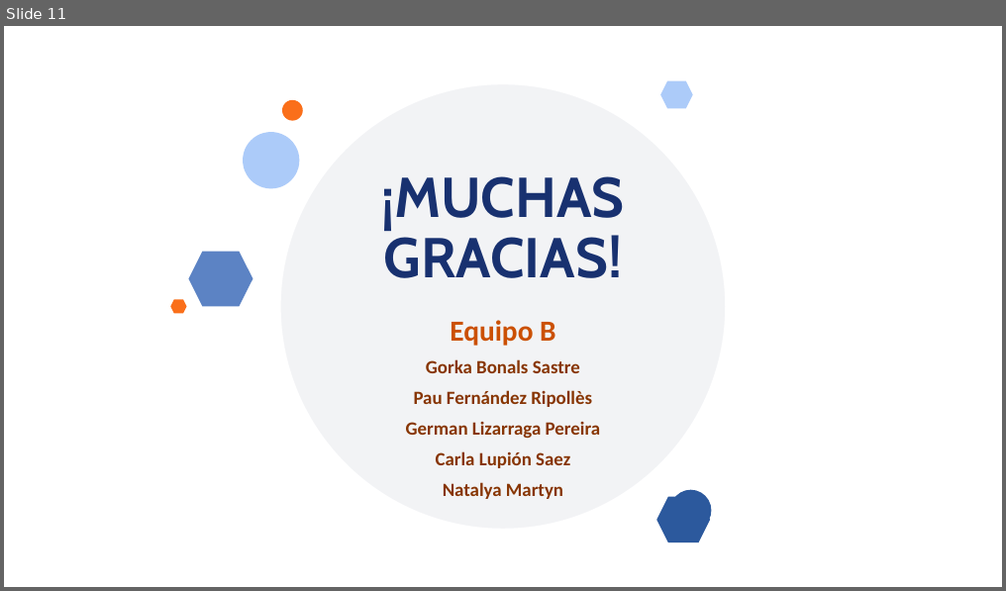
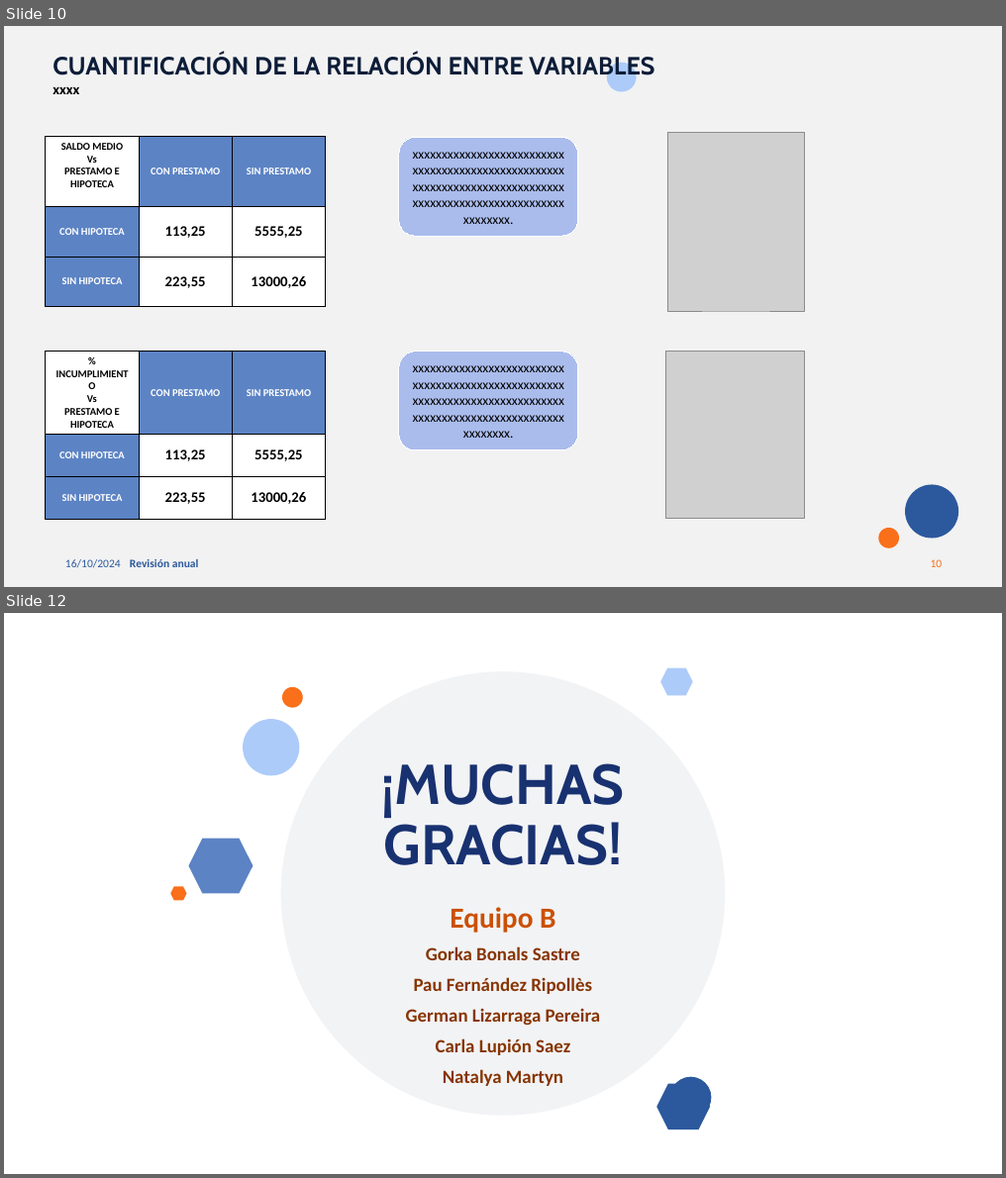
Before and after one commit to MarinaTorba/PersonalDataProrjects, a slide deck: Equip_B/results/S2_Presentacion_Finanzas.pptx. Shown one above the other, each under a label of ours: slide 11 before the commit, slides 10 and 12 after it; the slides between them are not shown. The pictures are 1006x591 and 1006x1178 pixels, drawn with LibreOffice and Linux fonts; fonts in the diff are those of the drawing; grey boxes stand for pictures; background and template pictures are left out. Boxes give left, top, right and bottom in pixels: in the first picture for what was removed or moved away, otherwise in the second. Text is boxed around its words. In the diff, an @@ line names an element or a change of style, - is before the commit and + after.

```diff
--- a/Equip_B/results/S2_Presentacion_Finanzas.pptx
+++ b/Equip_B/results/S2_Presentacion_Finanzas.pptx
@@ slide 10 added at box(4, 26, 1002, 587), background #F2F2F2 @@
@@ text added at box(53, 54, 654, 94), 24 pt, text #0D1D38, bold @@
+CUANTIFICACIÓN DE LA RELACIÓN ENTRE VARIABLES
+xxxx
@@ ellipse added at box(607, 62, 637, 92), fill #ACCBF9 @@
@@ table added at box(46, 137, 326, 307), 3 rows, 3 columns @@
+SALDO MEDIO / Vs / PRESTAMO E HIPOTECA | CON PRESTAMO | SIN PRESTAMO
+CON HIPOTECA | 113,25 | 5555,25
+SIN HIPOTECA | 223,55 | 13000,26
@@ rounded rectangle added at box(399, 137, 578, 236), fill #AABCEC, outline #FFFFFF 0.75 pt, 13 pt, text #000000 @@
+xxxxxxxxxxxxxxxxxxxxxxxxxxxxxxxxxxxxxxxxxxxxxxxxxxxxxxxxxxxxxxxxxxxxxxxxxxxxxxxxxxxxxxxxxxxxxxxxxxxxxxxxxxxxxxxx.
@@ picture added at box(667, 132, 804, 311) @@
@@ table added at box(46, 352, 326, 519), 3 rows, 3 columns @@
+% INCUMPLIMIENTO / Vs / PRESTAMO E HIPOTECA | CON PRESTAMO | SIN PRESTAMO
+CON HIPOTECA | 113,25 | 5555,25
+SIN HIPOTECA | 223,55 | 13000,26
@@ rounded rectangle added at box(399, 352, 578, 451), fill #AABCEC, outline #FFFFFF 0.75 pt, 13 pt, text #000000 @@
+xxxxxxxxxxxxxxxxxxxxxxxxxxxxxxxxxxxxxxxxxxxxxxxxxxxxxxxxxxxxxxxxxxxxxxxxxxxxxxxxxxxxxxxxxxxxxxxxxxxxxxxxxxxxxxxx.
@@ picture added at box(665, 352, 805, 519) @@
@@ ellipse added at box(905, 485, 959, 539), fill #2C599D @@
@@ ellipse added at box(878, 528, 899, 549), fill #FA6F1A @@
@@ text added at box(65, 560, 121, 569), 11 pt, text #2C599D @@
+16/10/2024
@@ text added at box(130, 560, 199, 568), 11 pt, text #2C599D, bold @@
+Revisión anual
@@ page number added at box(931, 560, 943, 568), 11 pt, text #FA6F1A @@
+10
@@ what was slide 11 is now slide 12 @@
```
Also in this commit, not shown: 4 slides changed, 1 other slide added, 1 slide removed.
